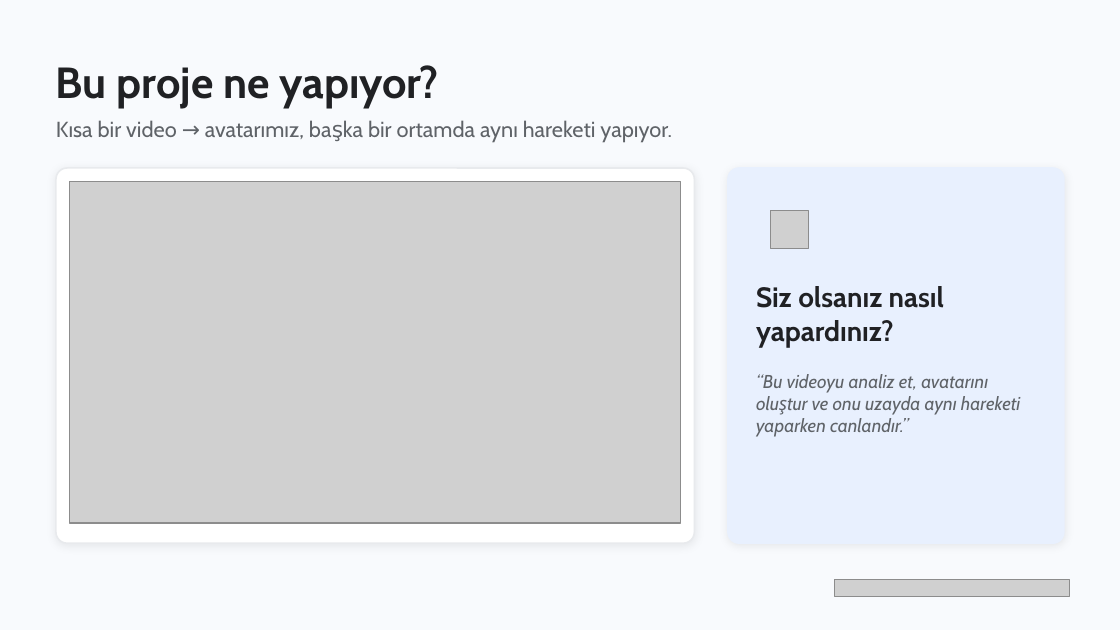
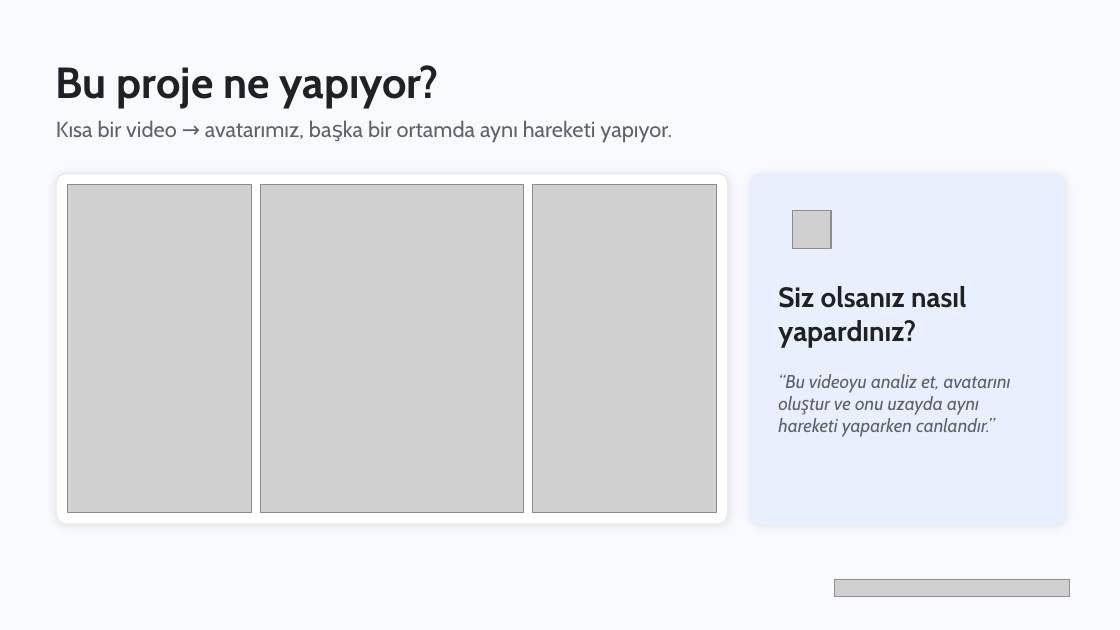
Before and after one commit to eyupece/BuildingMotionWithAi, a slide deck: slide 2 of talk/BuildingMotionWithAI.pptx. Drawn at 1120x630 pixels with LibreOffice and Linux fonts; fonts in the diff are those of the drawing; grey boxes stand for pictures. Boxes give left, top, right and bottom in pixels: in the first picture for what was removed or moved away, otherwise in the second. Text is boxed around its words. In the diff, an @@ line names an element or a change of style, - is before the commit and + after.

Commit message:
Talk: rolling credits on the closing slide, videos on slides 2 and 15

```diff
--- a/talk/BuildingMotionWithAI.pptx
+++ b/talk/BuildingMotionWithAI.pptx
@@ rounded rectangle: place and size @@
-rounded rectangle at [56, 168, 694, 543]
+rounded rectangle at [56, 174, 728, 524]
@@ rounded rectangle: place and size @@
-rounded rectangle at [728, 168, 1064, 543]
+rounded rectangle at [750, 174, 1064, 524]
@@ picture added at [67, 185, 252, 513] @@
@@ picture removed at [69, 181, 681, 523] @@
@@ picture added at [261, 185, 524, 513] @@
@@ picture added at [532, 185, 717, 513] @@
@@ ellipse: place and size @@
-ellipse at [756, 196, 823, 263]
+ellipse at [778, 196, 846, 263]
@@ picture: place and size @@
-picture at [771, 211, 809, 249]
+picture at [793, 211, 831, 249]
@@ text "Siz olsanız nasıl yapardınız?": place and size @@
-text "Siz olsanız nasıl yapardınız?" at [756, 286, 944, 348]
+text "Siz olsanız nasıl yapardınız?" at [778, 286, 966, 348]
@@ text "“Bu videoyu analiz et, avatarını ..." rewrapped from [756, 374, 1020, 437] to [778, 374, 1011, 437] @@
```
Also in this commit, not shown: 1 slide added, 1 slide removed.
